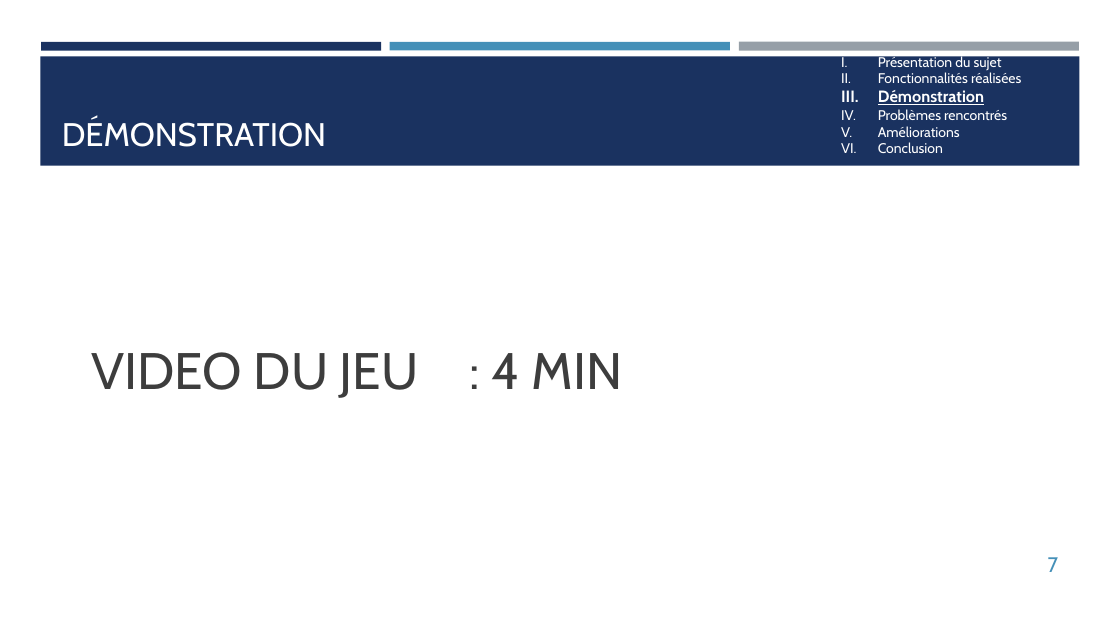
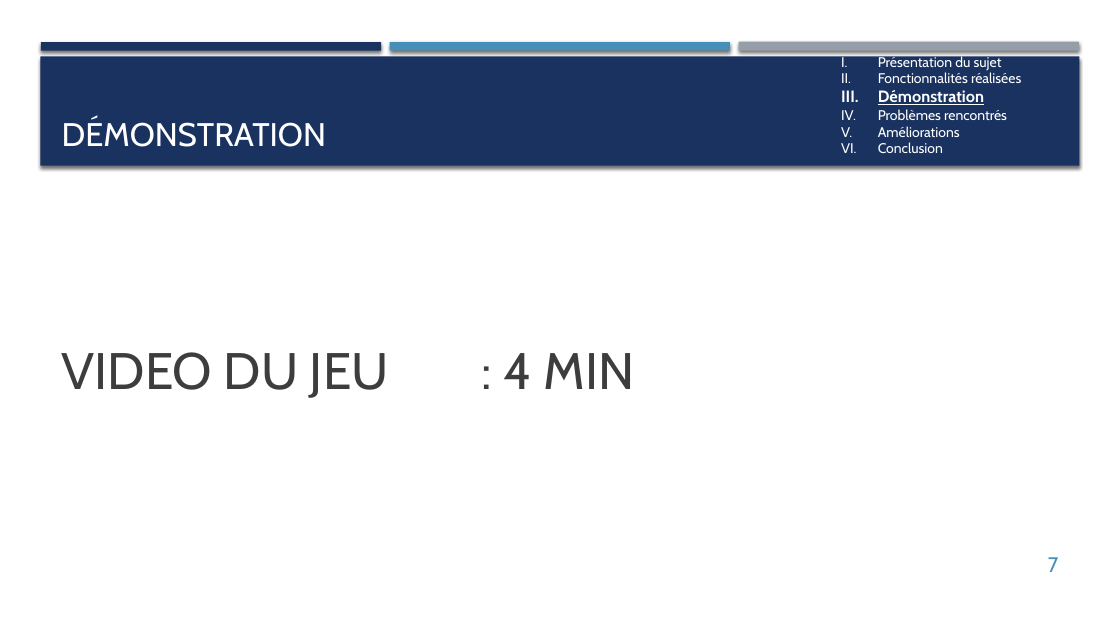
Before and after one commit to jn-robert/PokerProjet, a slide deck: slide 7 of Projet tuteuré.pptx. Drawn at 1120x630 pixels with LibreOffice and Linux fonts; fonts in the diff are those of the drawing. Boxes give left, top, right and bottom in pixels: in the first picture for what was removed or moved away, otherwise in the second. Text is boxed around its words. In the diff, an @@ line names an element or a change of style, - is before the commit and + after.

```diff
--- a/Projet tuteuré.pptx
+++ b/Projet tuteuré.pptx
@@ shadow on in 4 elements at [41,42,381,50], [739,42,1079,51], [390,42,730,50], [40,56,1080,166] @@
@@ text "VIDEO DU JEU : 4 ..." at [62,352,635,398]: list level 2 to 1 in "VIDEO DU JEU : 4 ..." @@
```
Also in this commit, not shown: 10 other slides changed.
